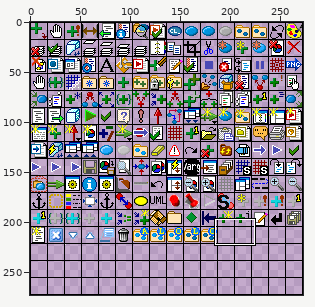
Edited in one commit: sprite sheet (Delivery/studio/bitmaps/png/icon_matrix_16.png). The first picture is a wide view before the edit; the outline marks the close-up.
Close-up. Before the commit:
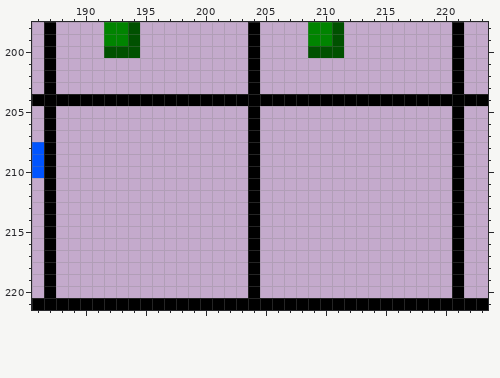
The file is 273x273 pixels. Colours within 5 levels of each other are drawn and written as one. Shown: x 186..223, y 198..221.
After:
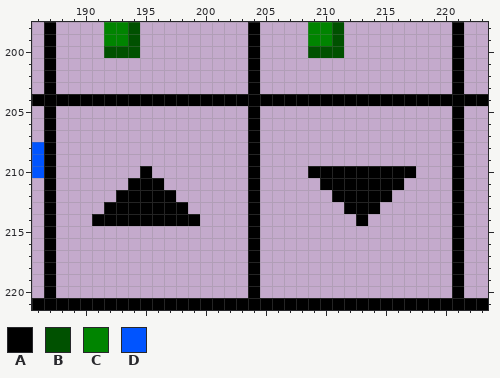
Palette (. is transparent): A #000000  B #005100  C #008400  D #0054ff
The exact change:
{"y":210,"x":195,"old":".","new":"A"}
{"y":210,"x":209,"old":".........","new":"AAAAAAAAA"}
{"y":211,"x":194,"old":"...","new":"AAA"}
{"y":211,"x":210,"old":".......","new":"AAAAAAA"}
{"y":212,"x":193,"old":".....","new":"AAAAA"}
{"y":212,"x":211,"old":".....","new":"AAAAA"}
{"y":213,"x":192,"old":".......","new":"AAAAAAA"}
{"y":213,"x":212,"old":"...","new":"AAA"}
{"y":214,"x":191,"old":".........","new":"AAAAAAAAA"}
{"y":214,"x":213,"old":".","new":"A"}
